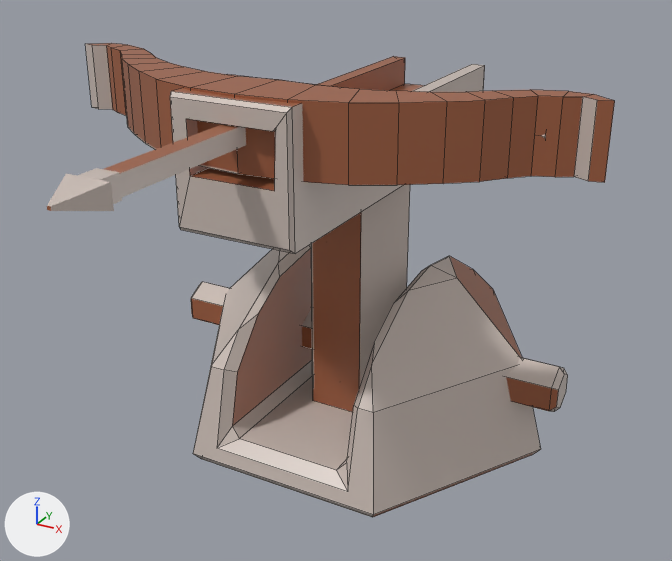
The Blender file BlenderMesh/Tower2.blend, before and after one commit.
Camera for both pictures: a 50 mm lens placed at (2.21, -4.34, 2.98), pointed at (0.13, -0.57, 1.1). The lights are fixed; the arrows at lower left show +X, +Y and +Z. Mesh edges are drawn as thin lines on the coarser meshes.
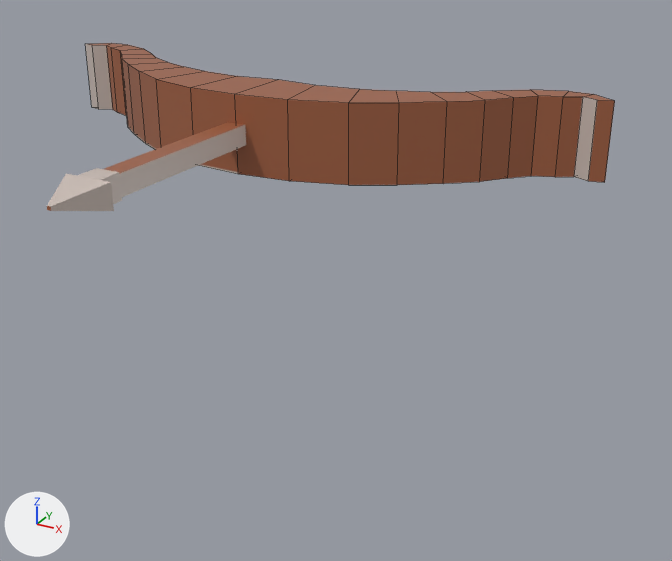
The newer file is also turned or shifted as a whole; pictures and numbers use the older file's frame.

Where the change shows, as pixel boxes [x1, y1, x2, y2] in the pictures (672 x 561 px):
'Cylinder.001', deleted
    before: [191, 244, 568, 518]
'Cube', deleted
    before: [170, 56, 485, 412]

Patch to the scene script:
```diff
--- a/BlenderMesh/Tower2.blend.py
+++ b/BlenderMesh/Tower2.blend.py
@@ ob_cube @@
-ob_cube = bpy.data.objects.new('Cube', me_cube_005)
-ob_cube.location = (0.002, -0.068, 1.809)
-ob_cube.rotation_euler = (0.0, 0.0, -6.283)  # degrees (0, 0, -360)
@@ ob_cylinder_001 @@
-ob_cylinder_001 = bpy.data.objects.new('Cylinder.001', me_cylinder_005)
-ob_cylinder_001.location = (0.002, 0.011, 0.458)
-ob_cylinder_001.rotation_euler = (-1.571, 0.0, -4.712)  # degrees (-90, 0, -270)
```
